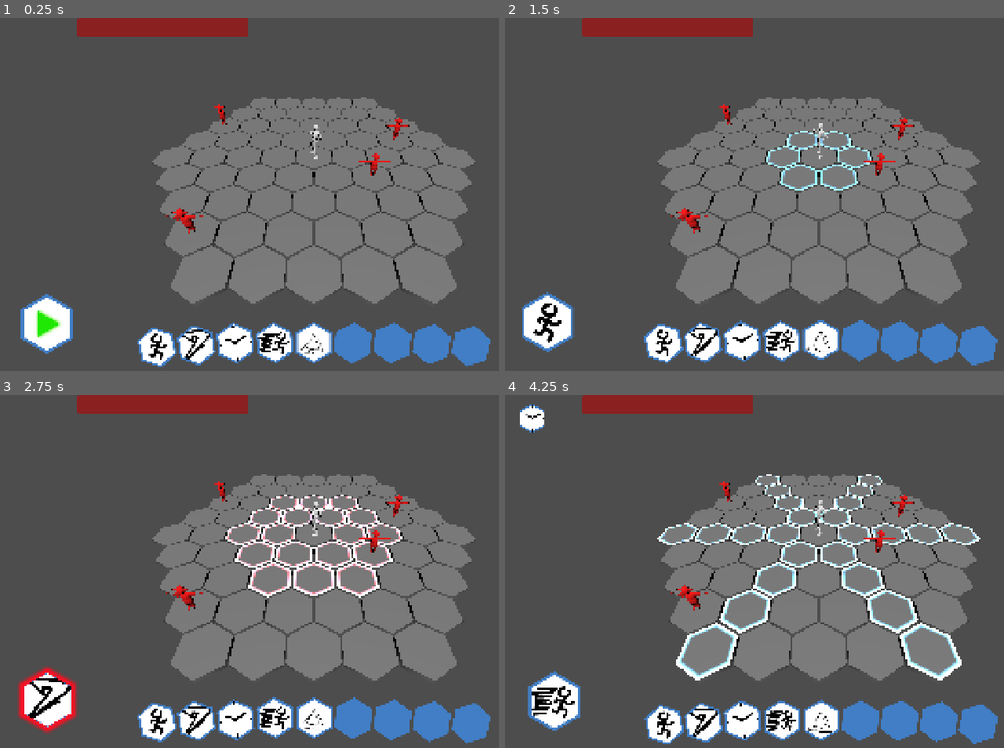
Above: before the commit, frames 1-4 (two rows, left to right).
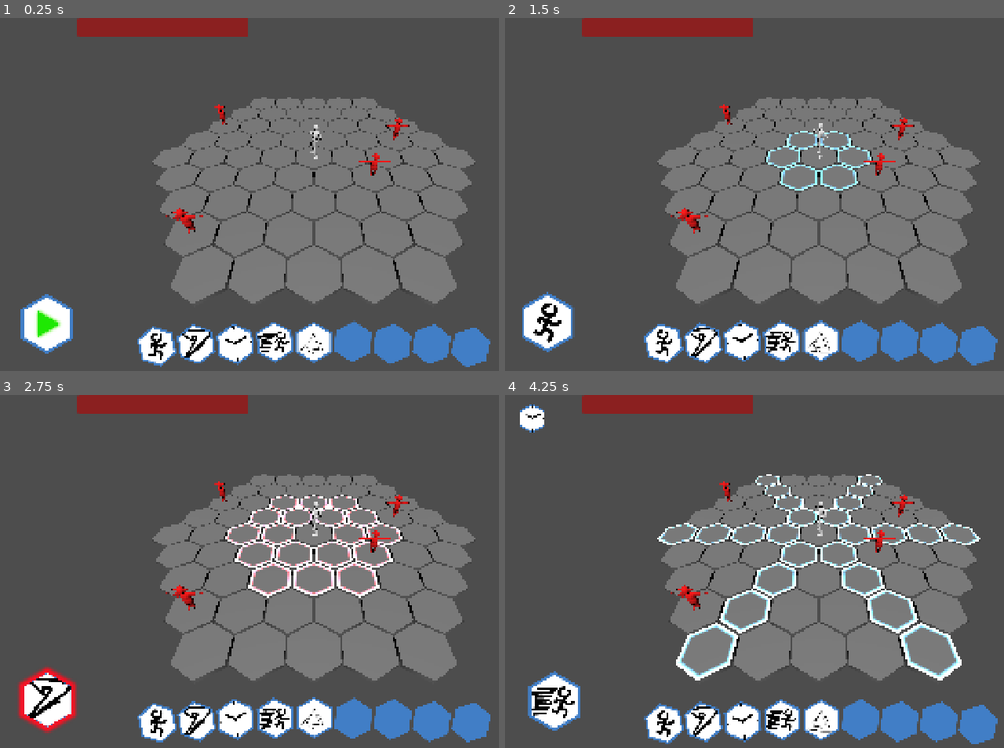
Above: after the commit, the same moments.

Repository: mmb5049/IGME601-Group4
Game: Godot game, scene res://Levels/Arena.tscn
Same seed, same stepped clock (60 frames per second), same inputs: the game is played once before the commit and once after it.
Inputs (mouse positions are in pixels of both pictures, inside the frame that each line leads up to):
- Up to frame 1 (0.25 s): no input
- Up to frame 2 (1.5 s): click (549, 325) at 0.5 s; tap Enter at 1.25 s; drag from (664, 339) to (879, 116) at 1.27 s
- Up to frame 3 (2.75 s): drag from (194, 719) to (284, 642) at 2.02 s
- Up to frame 4 (4.25 s): move the mouse to (739, 719) at 2.77 s; hold D 2.78-3.5 s; tap M at 2.85 s; click (739, 719) at 2.92 s; tap T at 3.05 s; drag from (779, 716) to (629, 518) at 3.52 s

The runs differ from the first frame. In frame 1, 0.9% of the frame differs, in the area x 27-99%, y 85-99%; in frame 2, 0.5%; in frame 3, 0.7%; in frame 4, 1.0%, in the area x 27-99%, y 29-99%.

Commit message:
Fixing bugs and have the mana system check for cost of ability successfully

Diff:
--- a/igme-601-group-4/Abilities/Move.tres
+++ b/igme-601-group-4/Abilities/Move.tres
@@ -8,7 +8,7 @@
 ability_name = "Move"
 icon = ExtResource("2_icon")
 type = 0
-cooldown = 5.0
+cost = 5
 range = 1
 targeting_type = 1
 metadata/_custom_type_script = "uid://bb2g6ka3m3kqr"
--- a/igme-601-group-4/Characters/player_controller.gd
+++ b/igme-601-group-4/Characters/player_controller.gd
@@ -133,7 +133,7 @@
 		return
 
 	if not can_afford_ability(ability):
-		#show_mana_message("Not enough mana!")
+		show_mana_message("Not enough mana!")
 		return
 
 	HexGrid.clear_highlights()
@@ -146,7 +146,7 @@
 
 		# Don't confirm ability if not enough mana
 		if not spend_mana(ability.cost):
-			#show_mana_message("Not enough mana!")
+			show_mana_message("Not enough mana!")
 			selected_ability = null
 			current_mode = PlayerMode.NONE
 			return
@@ -182,17 +182,17 @@
 	HexGrid.clear_highlights()
 	selected_ability = null
 	current_mode = PlayerMode.NONE
-
-
-	if not can_afford_ability(selected_ability):
-		#show_mana_message("Not enough mana!")
+	if not can_afford_ability(confirmed_ability):
+		show_mana_message("Not enough mana!")
 		cancel_targeting()
 		return
 
-	if not spend_mana(selected_ability.cost):
-		#show_mana_message("Not enough mana!")
+	if not spend_mana(confirmed_ability.cost):
+		show_mana_message("Not enough mana!")
 		cancel_targeting()
 		return
+
+
 
 	ability_confirmed.emit(confirmed_ability, target)
 	targeting_ended.emit()
